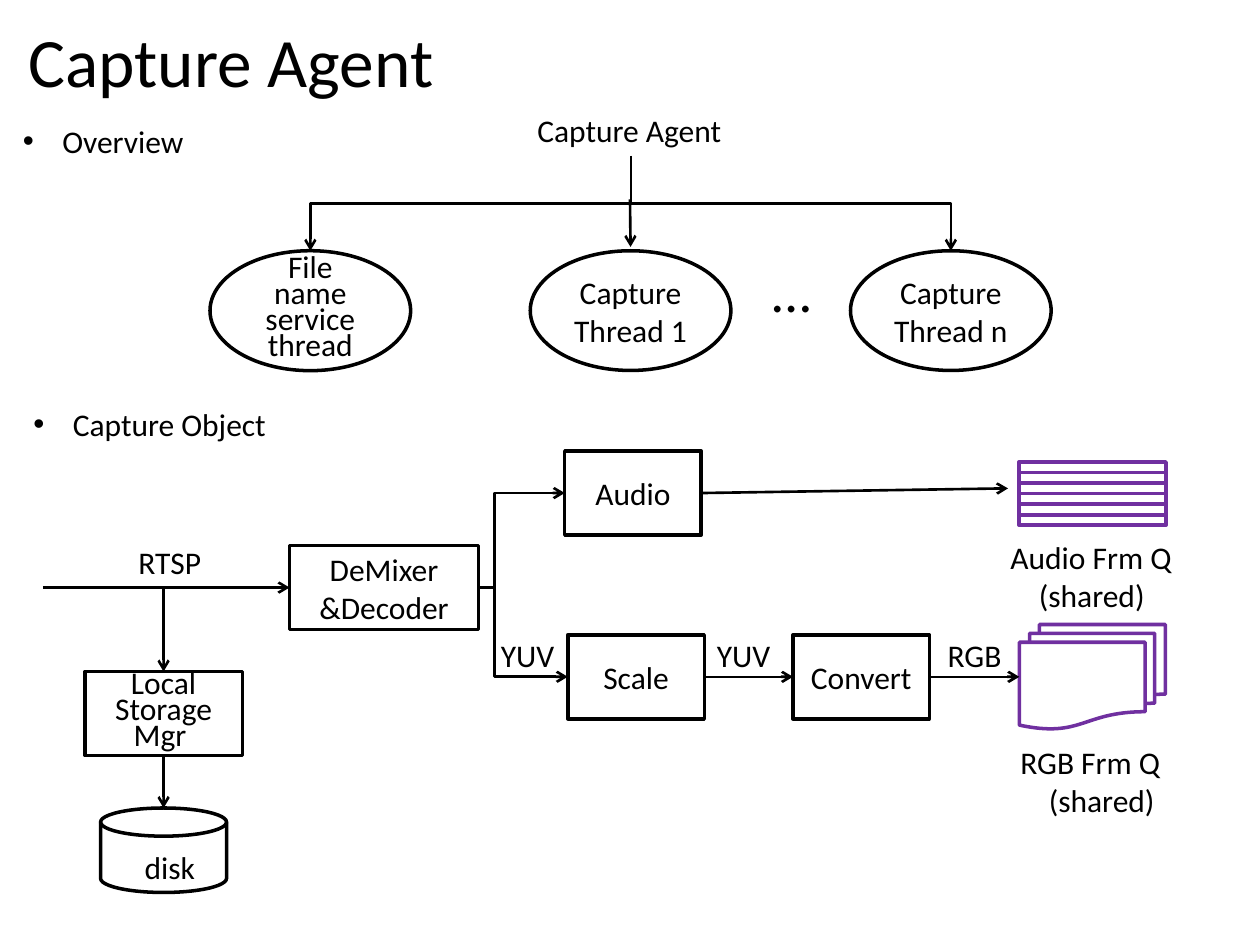
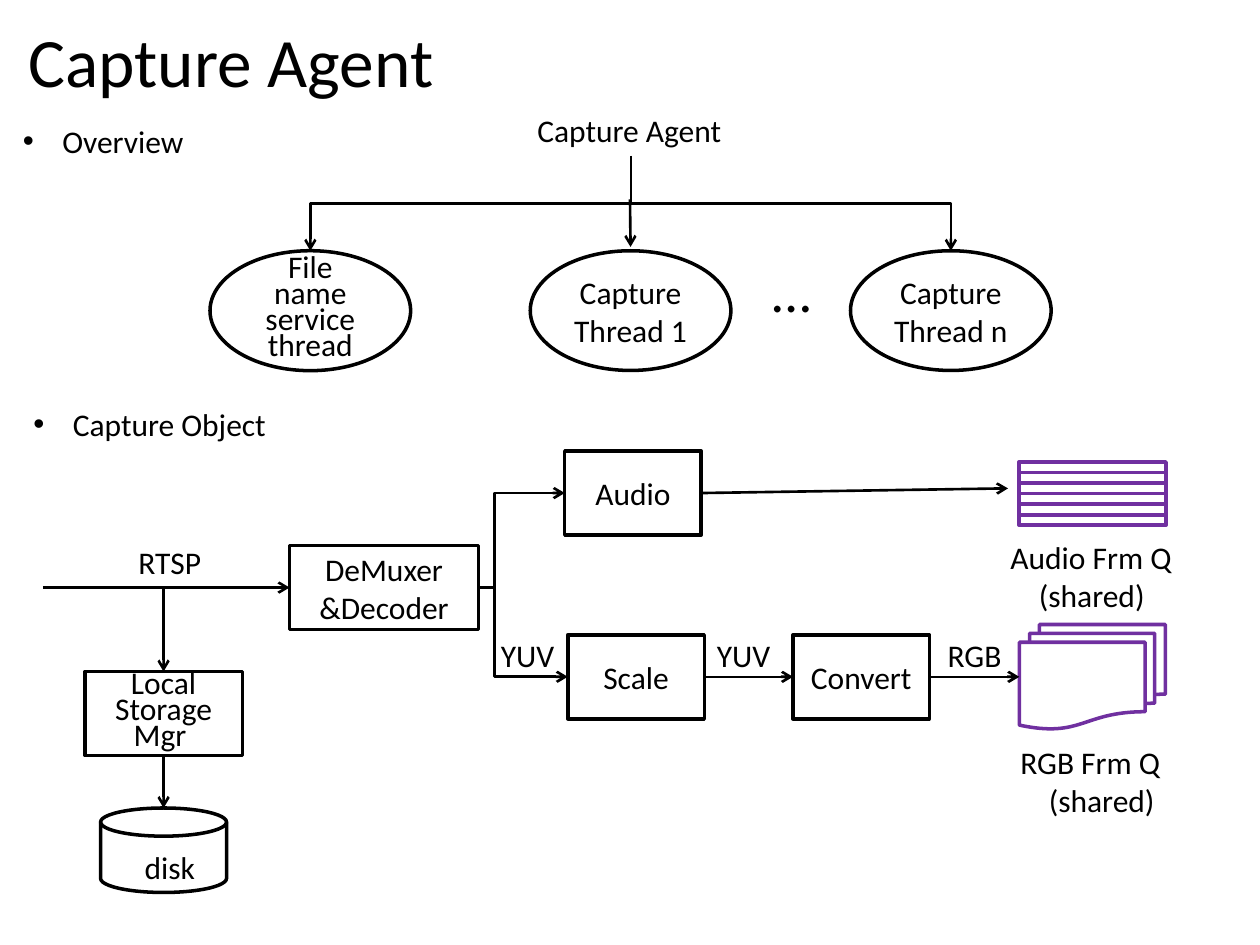
Before and after one commit to shunguang/xEyes, a slide deck: slide 3 of doc/xEyes-overview_v0.pptx. Drawn at 1260x945 pixels with LibreOffice and Linux fonts; fonts in the diff are those of the drawing. Boxes give left, top, right and bottom in pixels: in the first picture for what was removed or moved away, otherwise in the second. Text is boxed around its words. In the diff, an @@ line names an element or a change of style, - is before the commit and + after.

```diff
--- a/doc/xEyes-overview_v0.pptx
+++ b/doc/xEyes-overview_v0.pptx
@@ text in rectangle at (319, 560, 448, 620): text changed @@
-DeMixer &Decoder
+DeMuxer &Decoder
```
Also in this commit, not shown: 1 other slide changed, 2 other files.
